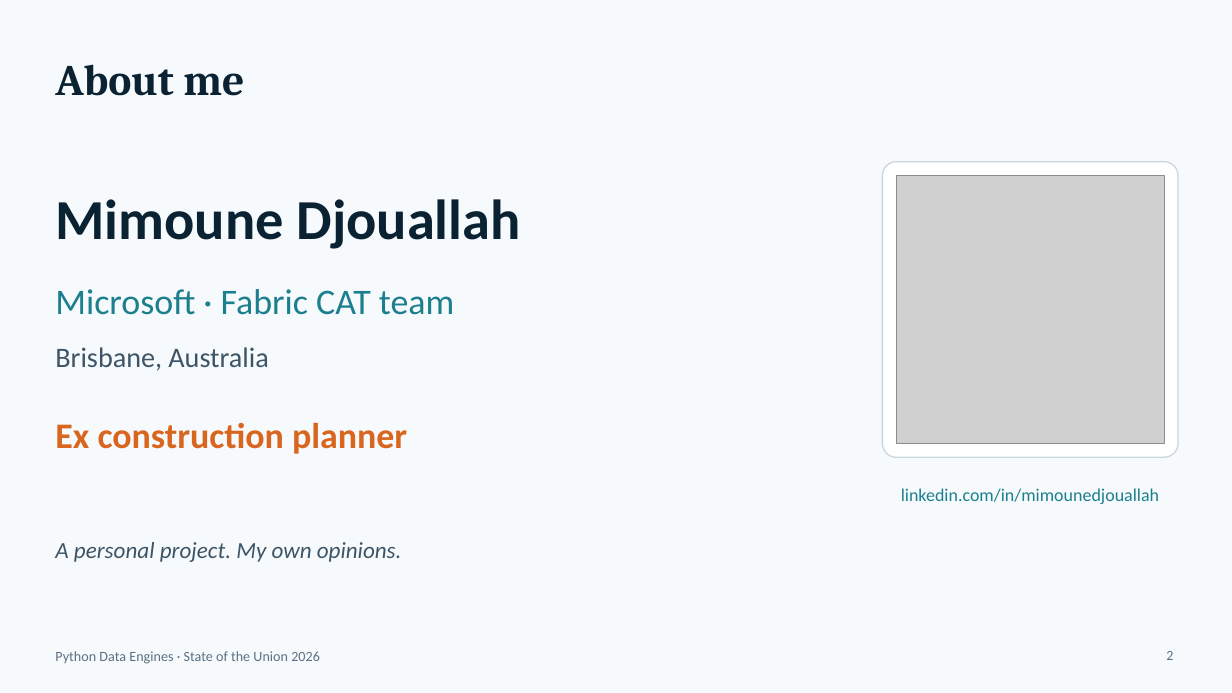
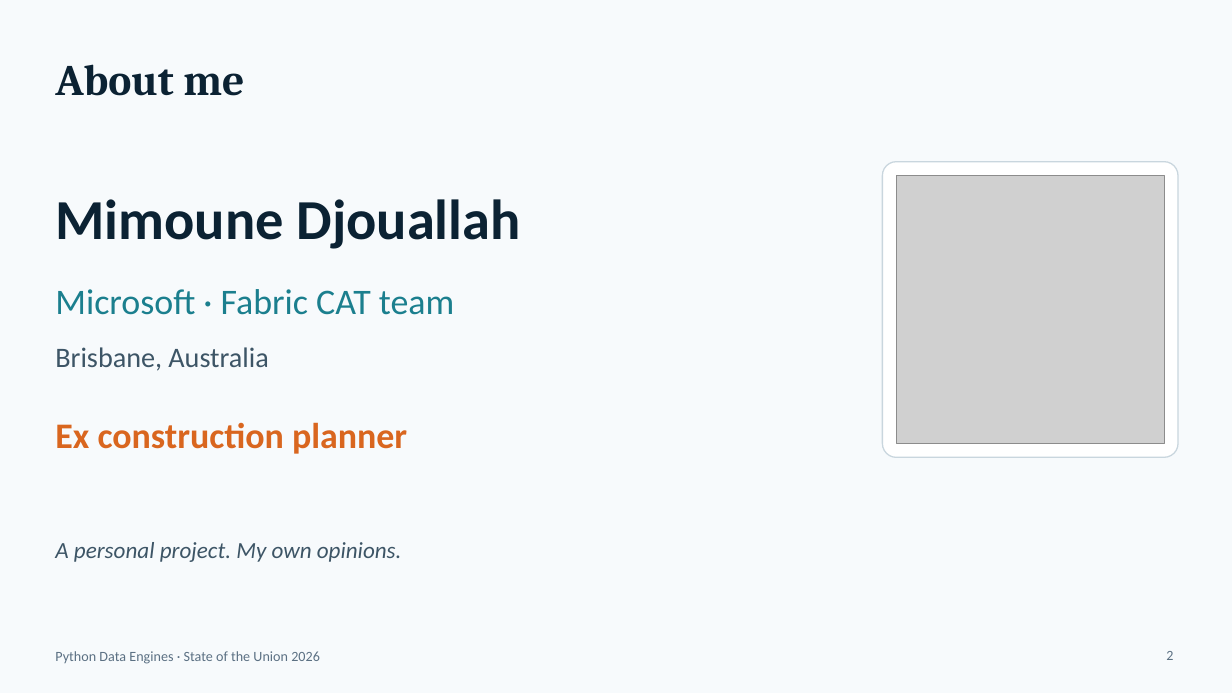
Before and after one commit to djouallah/presentations, a slide deck: slide 2 of python-engine/state-of-the-union-python-engines-2026.pptx. Drawn at 1232x693 pixels with LibreOffice and Linux fonts; fonts in the diff are those of the drawing; grey boxes stand for pictures. Boxes give left, top, right and bottom in pixels: in the first picture for what was removed or moved away, otherwise in the second. Text is boxed around its words. In the diff, an @@ line names an element or a change of style, - is before the commit and + after.

```diff
--- a/python-engine/state-of-the-union-python-engines-2026.pptx
+++ b/python-engine/state-of-the-union-python-engines-2026.pptx
@@ text removed at [901,488,1159,504] @@
-linkedin.com/in/mimounedjouallah
```
Also in this commit, not shown: 4 other slides changed, 1 slide added, 1 slide removed, 5 other files.
